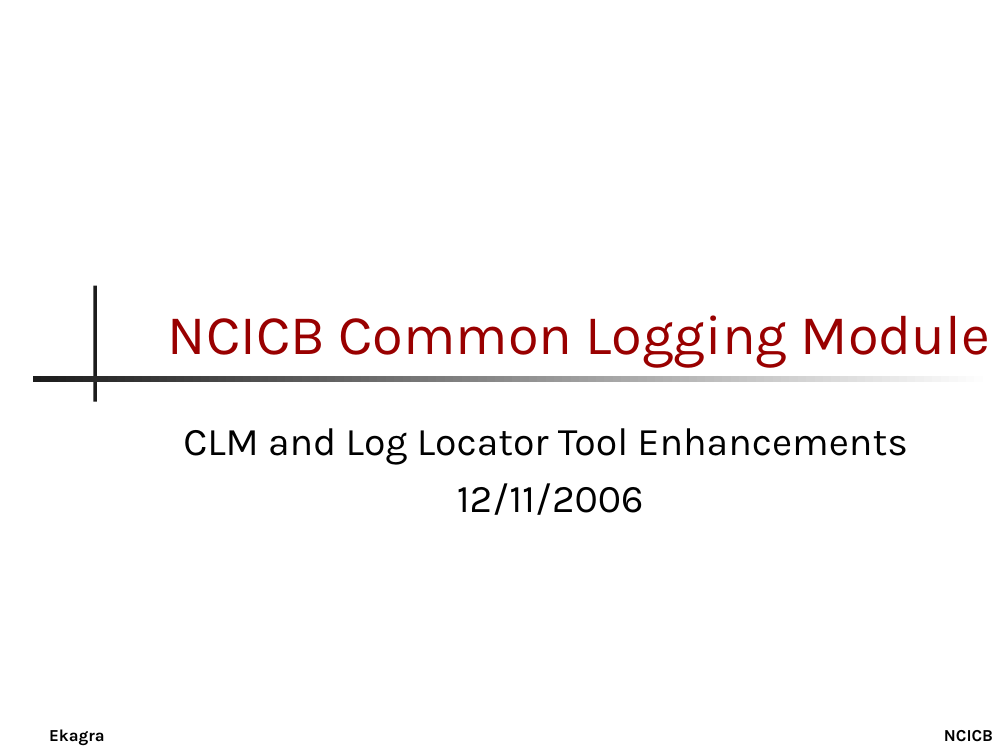
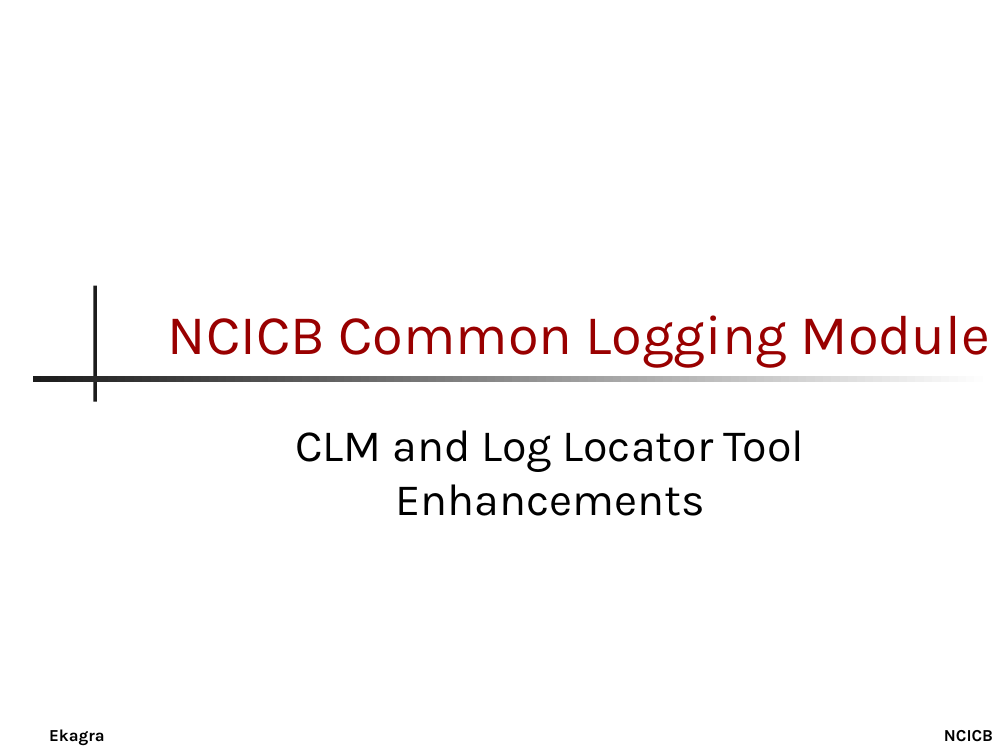
Before and after one commit to CBIIT/common-security-module-docs, a slide deck: slide 1 of Presentations/CLM_LLT_32_Presentation.ppt. Drawn at 1008x756 pixels with LibreOffice and Linux fonts; fonts in the diff are those of the drawing; background and template pictures are left out. Boxes give left, top, right and bottom in pixels: in the first picture for what was removed or moved away, otherwise in the second. Text is boxed around its words. In the diff, an @@ line names an element or a change of style, - is before the commit and + after.

```diff
--- a/Presentations/CLM_LLT_32_Presentation.ppt
+++ b/Presentations/CLM_LLT_32_Presentation.ppt
@@ subtitle "CLM and Log Locator Tool ..." at <box>295,430,804,516</box>: size 28 to 32 pt; more space between paragraphs @@
@@ subtitle at <box>457,483,644,515</box>: paragraph removed @@
-12/11/2006
```
Also in this commit, not shown: 1 other slide changed, 6 other files.
